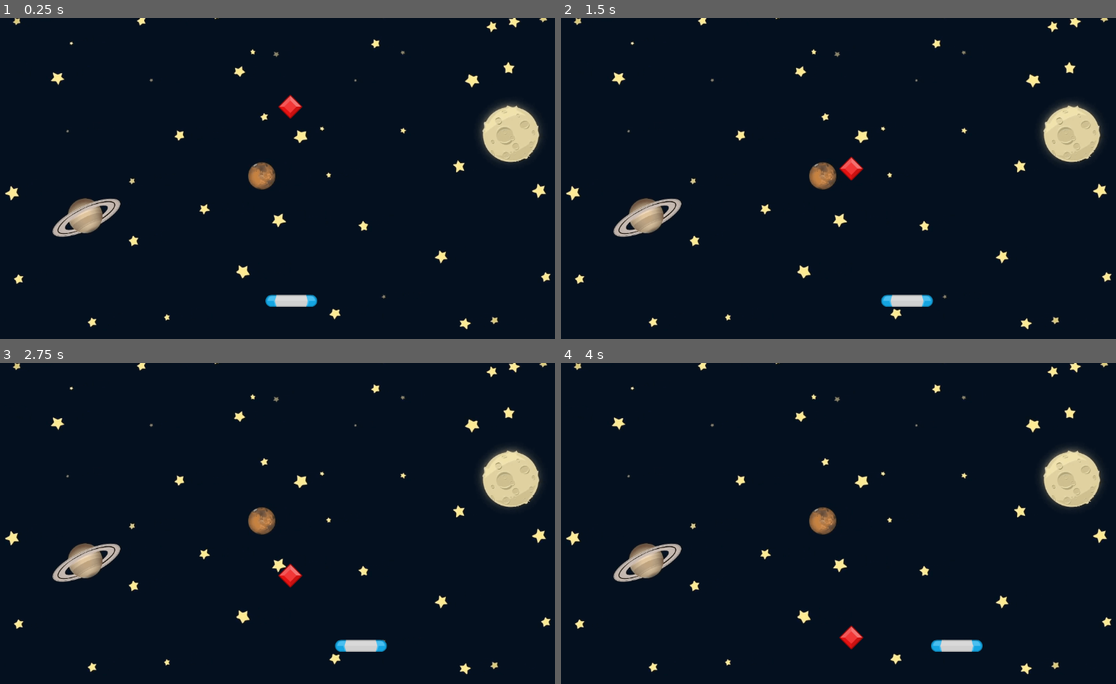
Above: before the commit, frames 1-4 (two rows, left to right).
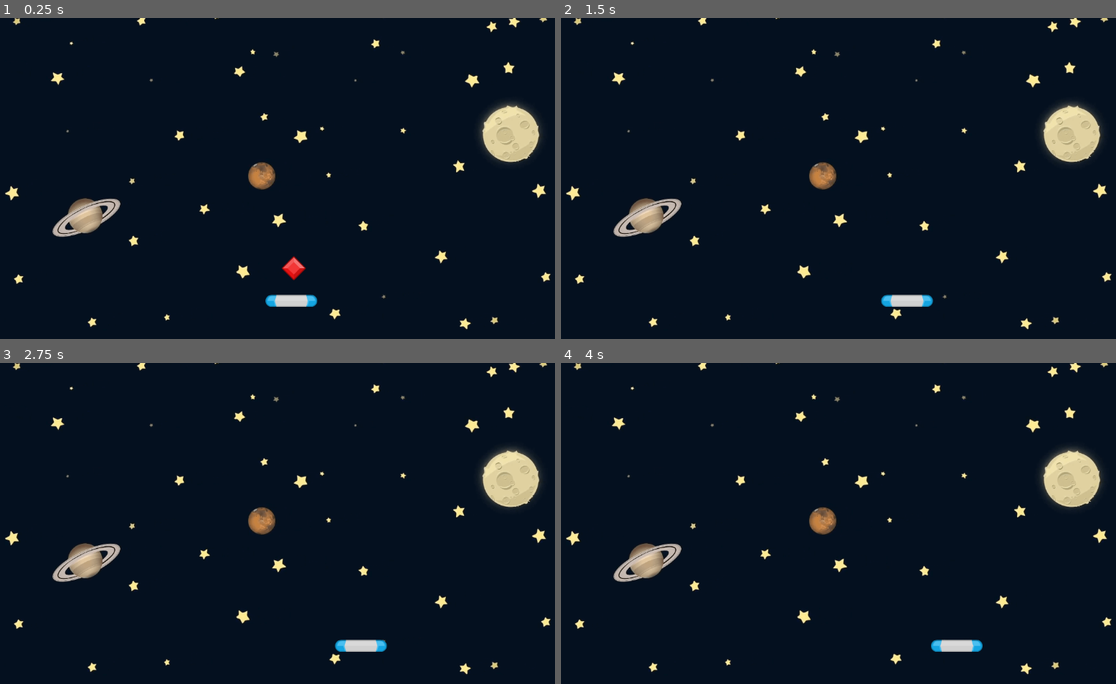
Above: after the commit, the same moments.

Repository: GaliardArt/GemCatcherGodot
Game: Godot game, scene res://Scenes/Game/Game.tscn
Two runs of this game, one before a commit and one after it. Both use one fixed random seed, a clock stepped at 60 frames per second and the inputs below.
Inputs:
- Up to frame 1 (0.25 s): no input
- Up to frame 2 (1.5 s): hold D (move_right) 0.53-1.28 s; hold A (move_left) from 1.28 s (still down)
- Up to frame 3 (2.75 s): release A (move_left) at 2.03 s; hold D (move_right) from 2.03 s (still down)
- Up to frame 4 (4 s): release D (move_right) at 3.53 s; hold A (move_left) from 3.53 s (still down)

The runs differ from the first frame. In frame 1, 0.4% of the frame differs, in the area x 50-56%, y 23-82%; in frame 2, 0.2%; in frame 3, 0.2%; in frame 4, 0.2%.

Commit message:
Signals Test, and destroy gem with collision

Diff:
--- /dev/null
+++ b/Scenes/Game/Game.gd
@@ -0,0 +1 @@
+extends Node2D
--- a/Scenes/Game/Game.tscn
+++ b/Scenes/Game/Game.tscn
@@ -1,10 +1,12 @@
-[gd_scene load_steps=4 format=3 uid="uid://bj2siv5i7vcxr"]
+[gd_scene load_steps=5 format=3 uid="uid://bj2siv5i7vcxr"]
 
+[ext_resource type="Script" uid="uid://cgpb7d4u65pep" path="res://Scenes/Game/Game.gd" id="1_ln2h6"]
 [ext_resource type="Texture2D" uid="uid://ba0rjcxwtpxyb" path="res://assets/GameBg.png" id="1_rdw05"]
 [ext_resource type="PackedScene" uid="uid://c0vqtgpuv4yij" path="res://Scenes/Paddle/Paddle.tscn" id="2_gwu2e"]
 [ext_resource type="PackedScene" uid="uid://dqce7sgqrqvre" path="res://Scenes/Gem/Gem.tscn" id="3_xbxml"]
 
 [node name="Game" type="Node2D"]
+script = ExtResource("1_ln2h6")
 metadata/_edit_vertical_guides_ = [-273.0]
 metadata/_edit_horizontal_guides_ = [648.0]
 
@@ -18,4 +20,4 @@
 position = Vector2(606, 571)
 
 [node name="Gem" parent="." instance=ExtResource("3_xbxml")]
-position = Vector2(604, 130)
+position = Vector2(611, 456)
--- a/Scenes/Gem/Gem.gd
+++ b/Scenes/Gem/Gem.gd
@@ -6,11 +6,16 @@
 func _ready() -> void:
 	pass # Replace with function body.
 
-
+func die() -> void:
+	set_process(false)
+	queue_free()
 # Called every frame. 'delta' is the elapsed time since the previous frame.
 func _process(delta: float) -> void:
 	position.y += SPEED * delta
 	if position.y > get_viewport_rect().end.y :
 		print("Gem falls off")
-		set_process(false)
-		queue_free()
+		die()
+
+func _on_area_entered(area: Area2D) -> void:
+	print("Gem Hits Paddle")
+	die()
--- a/Scenes/Gem/Gem.tscn
+++ b/Scenes/Gem/Gem.tscn
@@ -17,3 +17,5 @@
 rotation = 0.785398
 scale = Vector2(1.78386, 1.78386)
 shape = SubResource("RectangleShape2D_7tt7y")
+
+[connection signal="area_entered" from="." to="." method="_on_area_entered"]
--- a/Scenes/Paddle/Paddle.gd
+++ b/Scenes/Paddle/Paddle.gd
@@ -18,3 +18,7 @@
 	var movement: float = Input.get_axis("move_left", "move_right")
 	position.x += SPEED * delta * movement
 	position.x = clampf(position.x, 45, get_viewport_rect().end.x-45)
+
+
+func _on_area_entered(area: Area2D) -> void:
+	print("Collide", area)
--- a/Scenes/Paddle/Paddle.tscn
+++ b/Scenes/Paddle/Paddle.tscn
@@ -16,3 +16,5 @@
 [node name="CollisionShape2D" type="CollisionShape2D" parent="."]
 rotation = -1.5708
 shape = SubResource("CapsuleShape2D_wuola")
+
+[connection signal="area_entered" from="." to="." method="_on_area_entered"]
Not shown, added: Scenes/Game/Game.gd.uid
